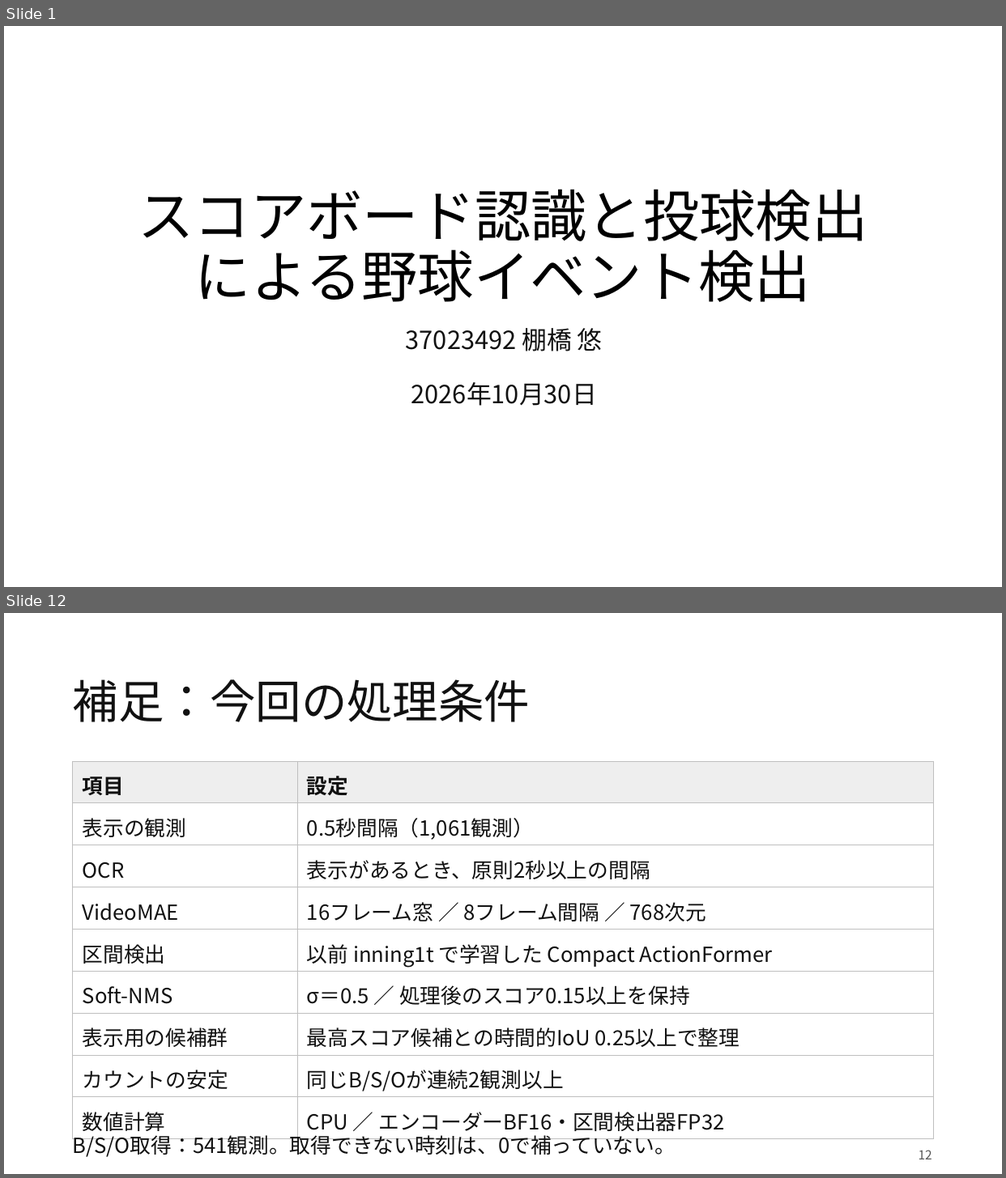
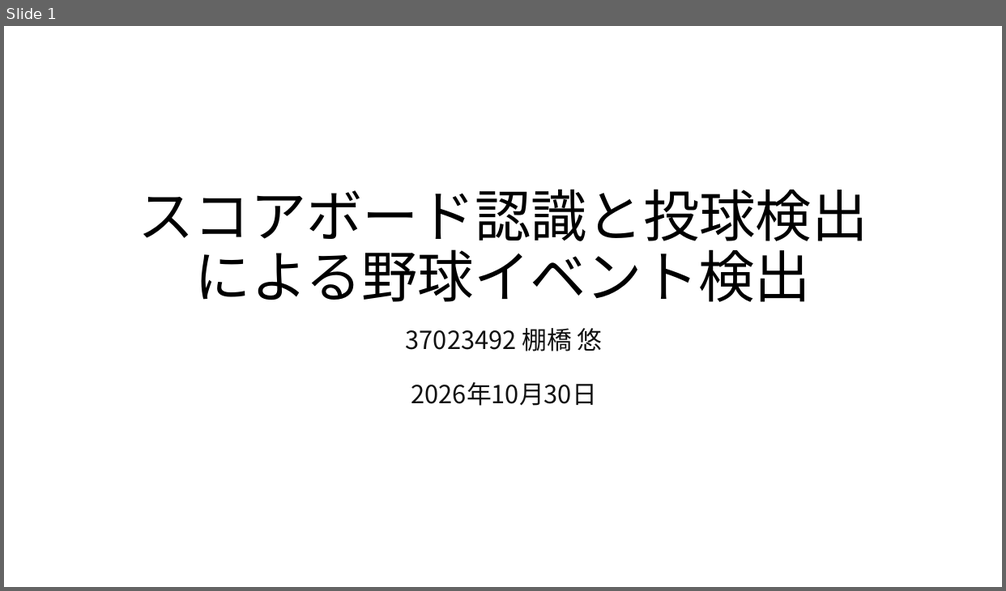
Before and after one commit to Yu-Tanahashi1226/----B-py, a slide deck: presentations/20261030/M棚橋261030.pptx. Shown one above the other, each under a label of ours: slides 1 and 12 before the commit, slide 1 after it; the slides between them are not shown. The pictures are 1006x1178 and 1006x591 pixels, drawn with LibreOffice and Linux fonts; fonts in the diff are those of the drawing. Boxes give left, top, right and bottom in pixels: in the first picture for what was removed or moved away, otherwise in the second. Text is boxed around its words. In the diff, an @@ line names an element or a change of style, - is before the commit and + after.

```diff
--- a/presentations/20261030/M棚橋261030.pptx
+++ b/presentations/20261030/M棚橋261030.pptx
@@ slide 12 removed at [4,613,1002,1174], background #FFFFFF @@
@@ title removed at [73,679,530,722] @@
-補足：今回の処理条件
@@ table removed at [73,761,934,1135], 9 rows, 2 columns @@
-項目 | 設定
-表示の観測 | 0.5秒間隔（1,061観測）
-OCR | 表示があるとき、原則2秒以上の間隔
-VideoMAE | 16フレーム窓 ／ 8フレーム間隔 ／ 768次元
-区間検出 | 以前 inning1t で学習した Compact ActionFormer
-Soft-NMS | σ＝0.5 ／ 処理後のスコア0.15以上を保持
-表示用の候補群 | 最高スコア候補との時間的IoU 0.25以上で整理
-カウントの安定 | 同じB/S/Oが連続2観測以上
-数値計算 | CPU ／ エンコーダーBF16・区間検出器FP32
@@ text removed at [73,1132,675,1157] @@
-B/S/O取得：541観測。取得できない時刻は、0で補っていない。
@@ text removed at [918,1150,932,1160] @@
-12
```
Also in this commit, not shown: 3 slides changed, 9 slides added, 7 other slides removed, 9 other files.
